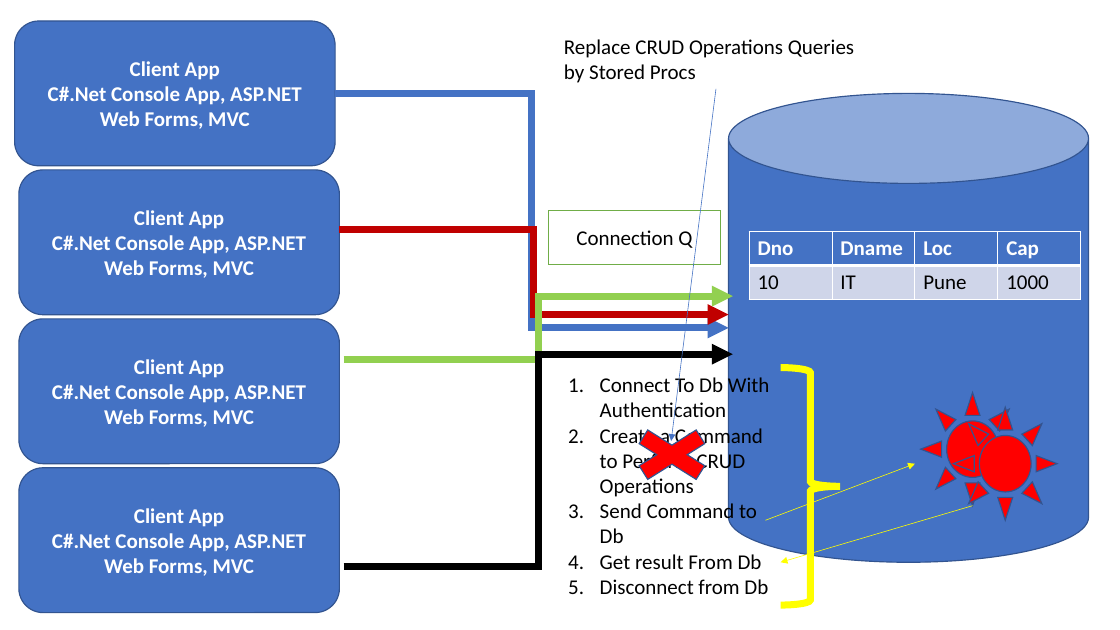
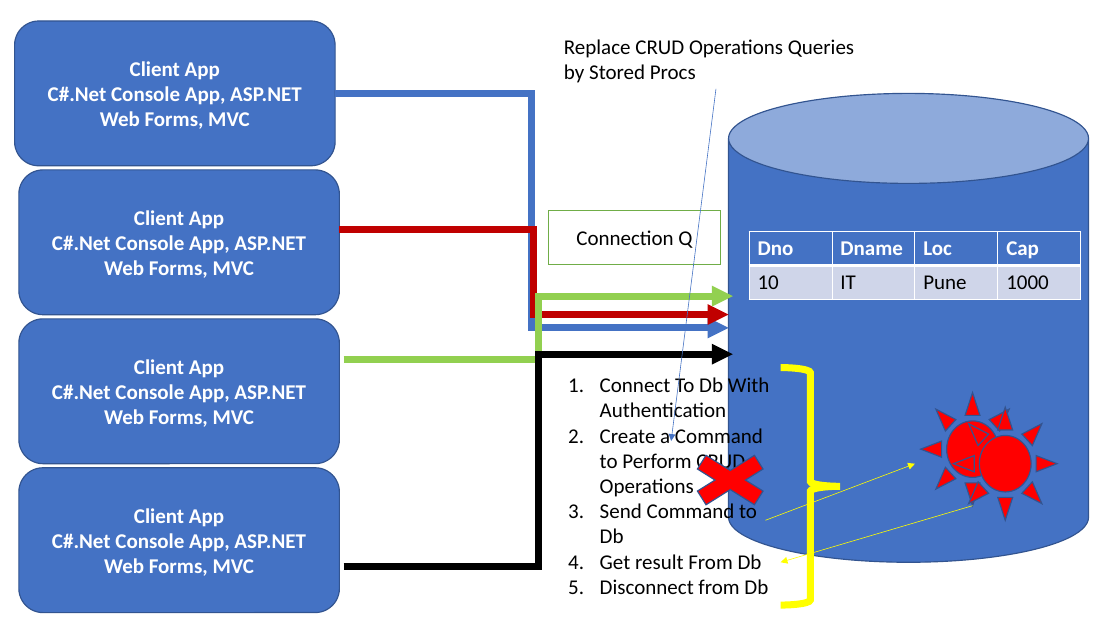
Before and after one commit to maheshsabnis/NetFrwk_Projects, a slide deck: slide 14 of Training-Images.pptx. Drawn at 1120x630 pixels with LibreOffice and Linux fonts; fonts in the diff are those of the drawing. Boxes give left, top, right and bottom in pixels: in the first picture for what was removed or moved away, otherwise in the second. Text is boxed around its words. In the diff, an @@ line names an element or a change of style, - is before the commit and + after.

```diff
--- a/Training-Images.pptx
+++ b/Training-Images.pptx
@@ cross: place and size @@
-cross at [618, 420, 728, 489]
+cross at [676, 446, 786, 515]
```
Also in this commit, not shown: 1 slide added.
